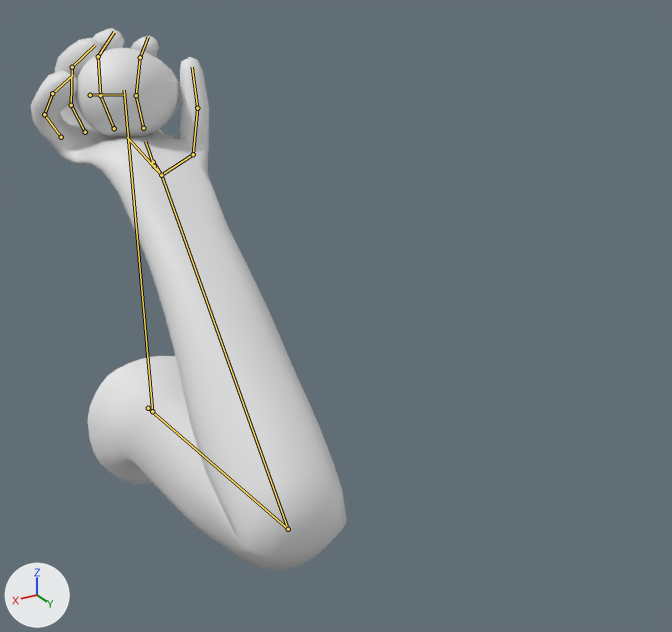
Renders of the Blender file Blender/Hand.blend from each side of a commit.
Rendered twice from a 50 mm camera at (0.835, 2.518, 1.438) aimed at (-0.301, 0.624, 0.492). Every picture has the same lights, and +X, +Y and +Z are marked at lower left. Both versions are drawn at frame 4 of the action 'Throw'; the numbers are the values there. The bones that bend it are drawn over the model as lines.

Names of what the first picture shows: 'Egg', 'HandMesh'.
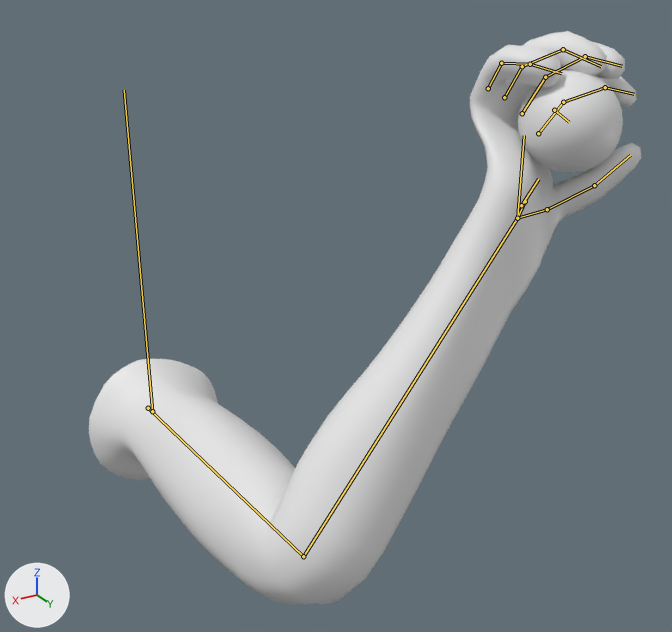
The edits, one by one:
Bone 'Bone' (bone_bone) turns from (11, 1, -1) to (8, -33, -3) degrees about its own x, y and z.
Bone 'Bone.001' (bone_bone_001) turns from (121, -2, 0) to (84, -4, 2) degrees about its own x, y and z.

Pixel boxes [x1, y1, x2, y2] of what changed, in the pictures (672 x 632 px):
'HandMesh', posed (74% wider)
    before: [31, 28, 347, 570]
    after: [89, 31, 641, 604]
'Egg', posed (14% taller)
    before: [76, 48, 181, 138]
    after: [518, 70, 623, 173]
bone 'Bone', root to tip
    before: (148, 408) to (288, 529)
    after: (148, 408) to (303, 556)
bone 'Bone.001', root to tip
    before: (288, 529) to (161, 175)
    after: (303, 556) to (517, 218)
